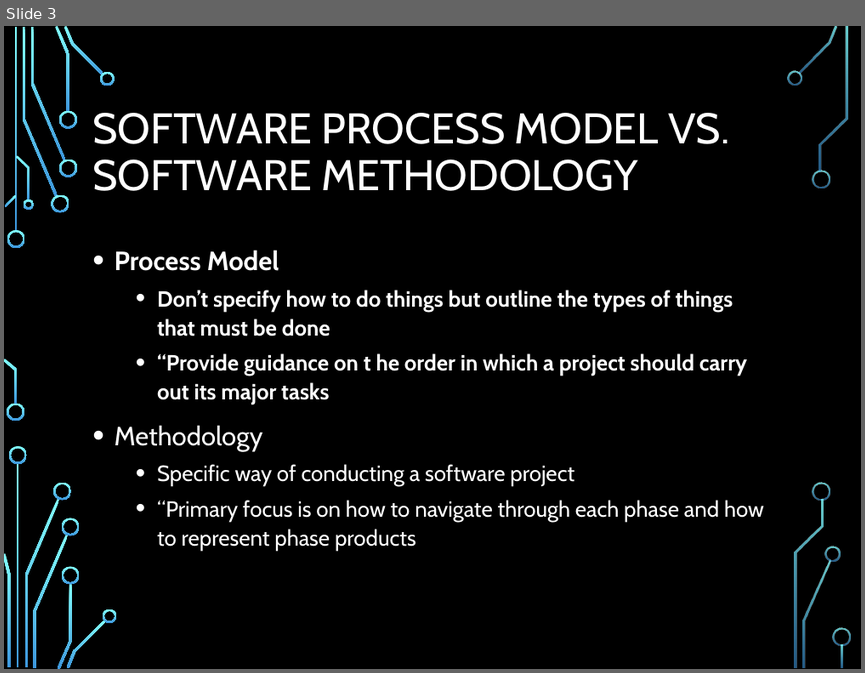
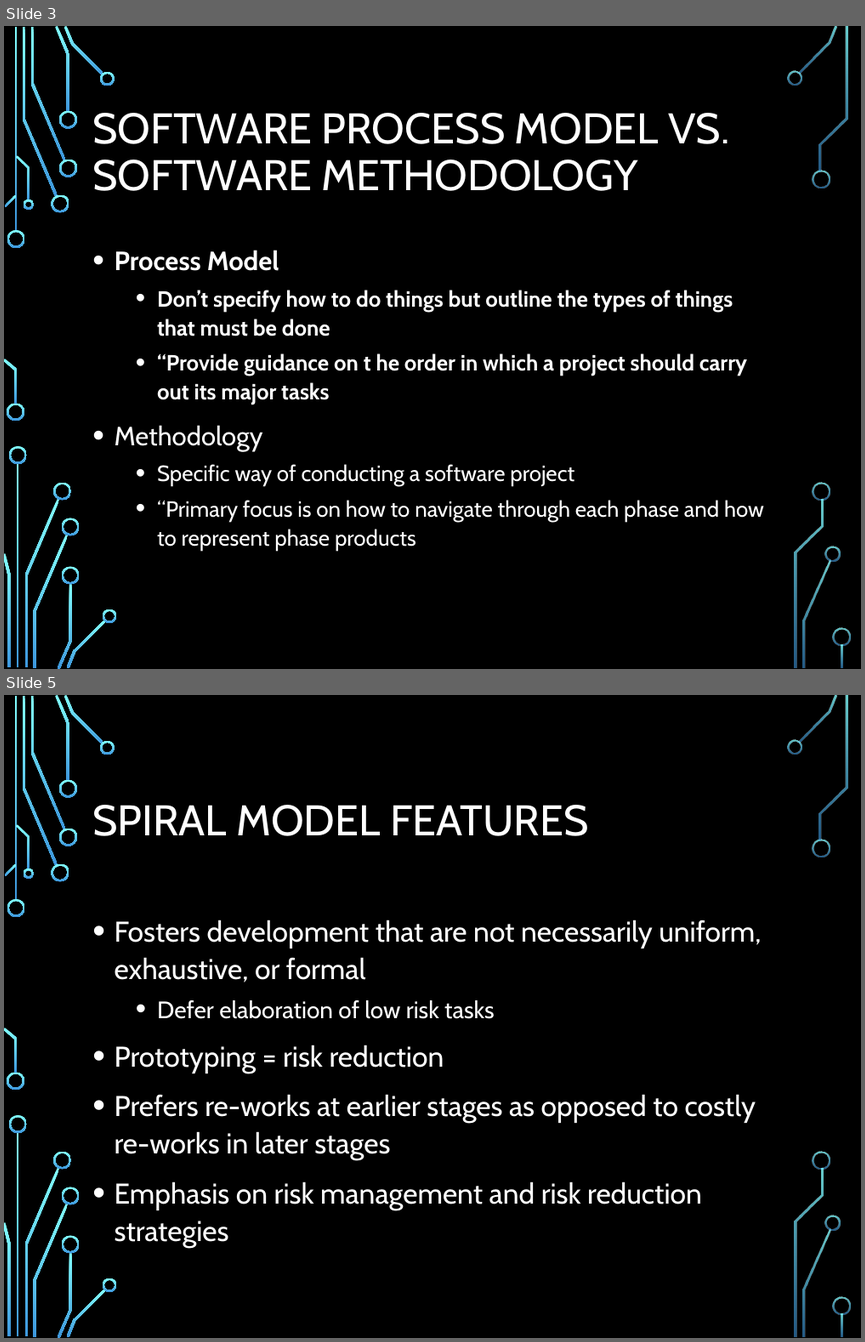
Before and after one commit to Polo08816/AdvancedWebDevelopment, a slide deck: Reading Presentation/SpiralSoftwareDevelopment.pptx. Shown one above the other, each under a label of ours: slide 3 before the commit, slides 3 and 5 after it; the slides between them are not shown. The pictures are 865x673 and 865x1342 pixels, drawn with LibreOffice and Linux fonts; fonts in the diff are those of the drawing; background and template pictures are left out. Boxes give left, top, right and bottom in pixels: in the first picture for what was removed or moved away, otherwise in the second. Text is boxed around its words. In the diff, an @@ line names an element or a change of style, - is before the commit and + after.

```diff
--- a/Reading Presentation/SpiralSoftwareDevelopment.pptx
+++ b/Reading Presentation/SpiralSoftwareDevelopment.pptx
@@ slide 5 added at [4,695,861,1338], background picture (left out); not listed: 36 template elements that a slide beside it also shows @@
@@ title added at [92,805,589,836], 36 pt, text #FFFFFF @@
+SPIRAL MODEL FEATURES
@@ text added at [114,919,760,1247], 24 pt, text #FFFFFF @@
+• Fosters development that are not necessarily uniform, exhaustive, or formal
+  • Defer elaboration of low risk tasks
+• Prototyping = risk reduction
+• Prefers re-works at earlier stages as opposed to costly re-works in later stages
+• Emphasis on risk management and risk reduction strategies
```
Also in this commit, not shown: 1 slide changed, 3 other slides added.
